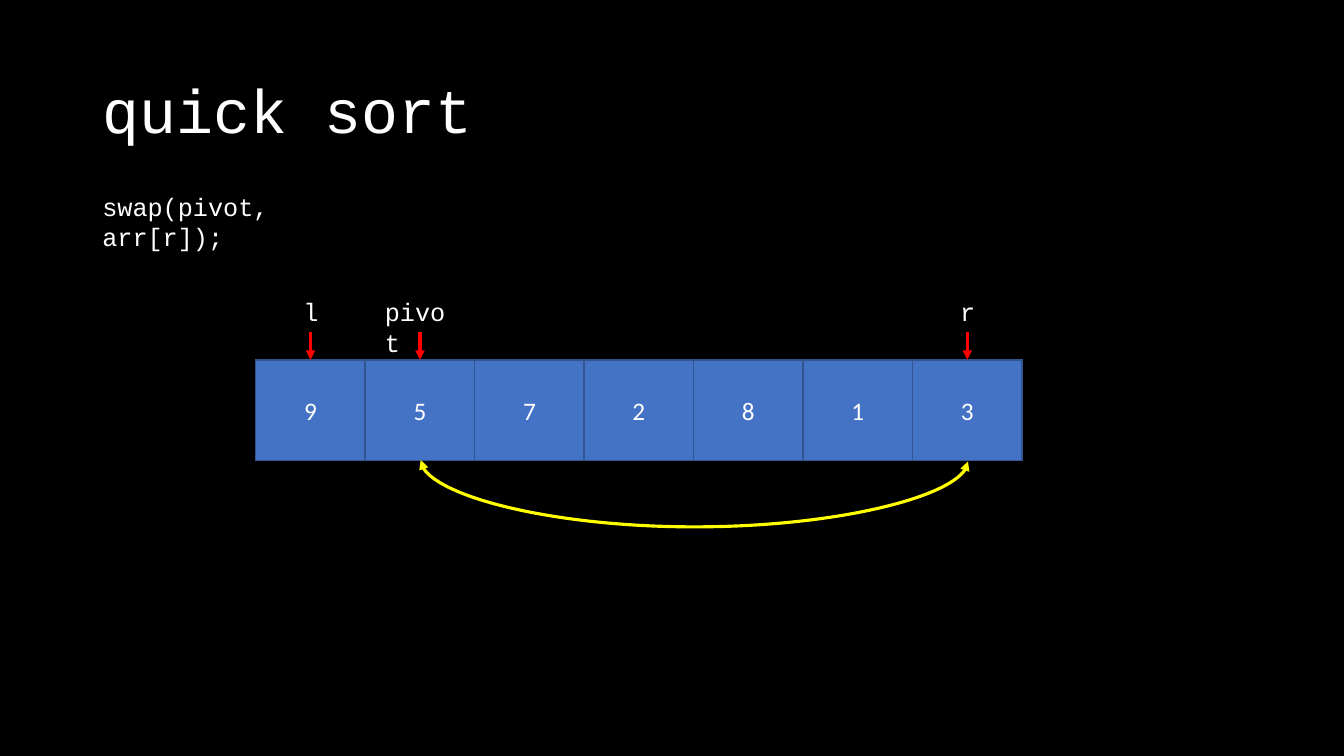
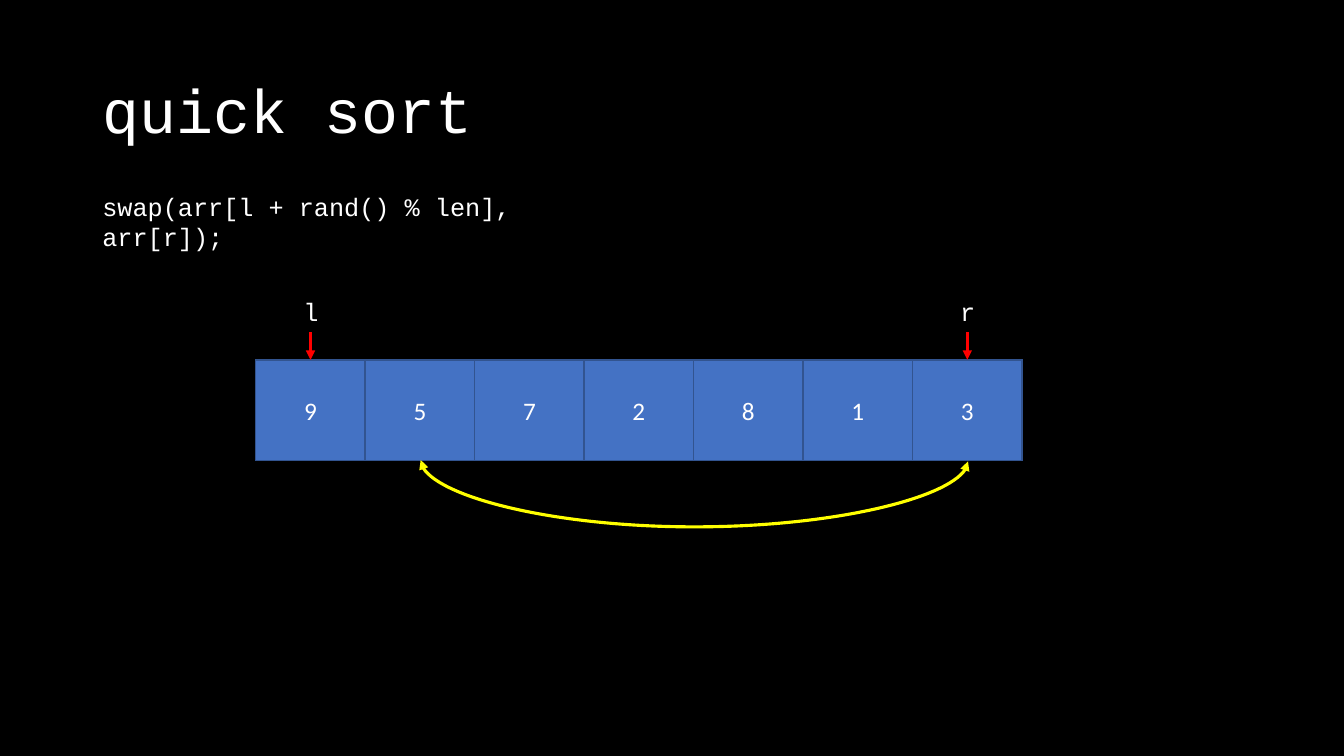
Before and after one commit to OEmiliatanO/those_c_prog_didnt_teach, a slide deck: slide 144 of Ch4/Ch4-algorithm.pptx (slide 145 before the commit). Drawn at 1344x756 pixels with LibreOffice and Linux fonts; fonts in the diff are those of the drawing. Boxes give left, top, right and bottom in pixels: in the first picture for what was removed or moved away, otherwise in the second. Text is boxed around its words. In the diff, an @@ line names an element or a change of style, - is before the commit and + after.

Commit message:
update Ch4 ppt

```diff
--- a/Ch4/Ch4-algorithm.pptx
+++ b/Ch4/Ch4-algorithm.pptx
@@ text at (x1=102, y1=198, x2=511, y2=252): text changed @@
-swap(pivot, arr[r]);
+swap(arr[l + rand() % len], arr[r]);
@@ text removed at (x1=375, y1=291, x2=465, y2=332) @@
-pivot
@@ arrow removed from (420, 333) to (420, 360) @@
```
Also in this commit, not shown: 1 other slide changed, 1 slide removed.
